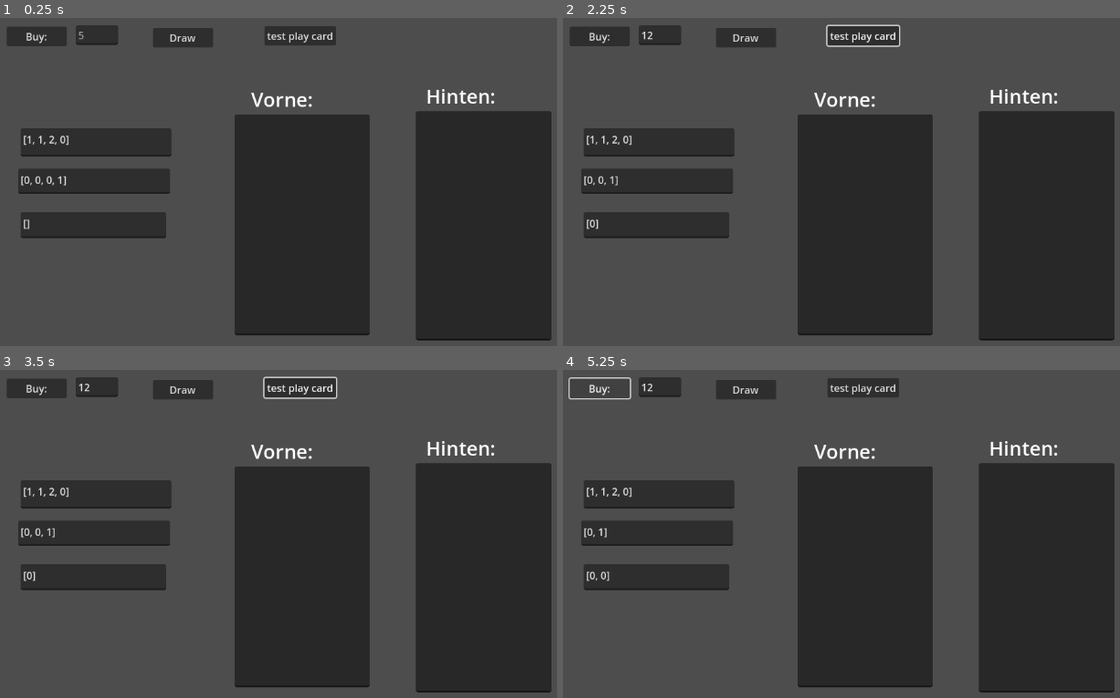
Above: before the commit, frames 1-4 (two rows, left to right).
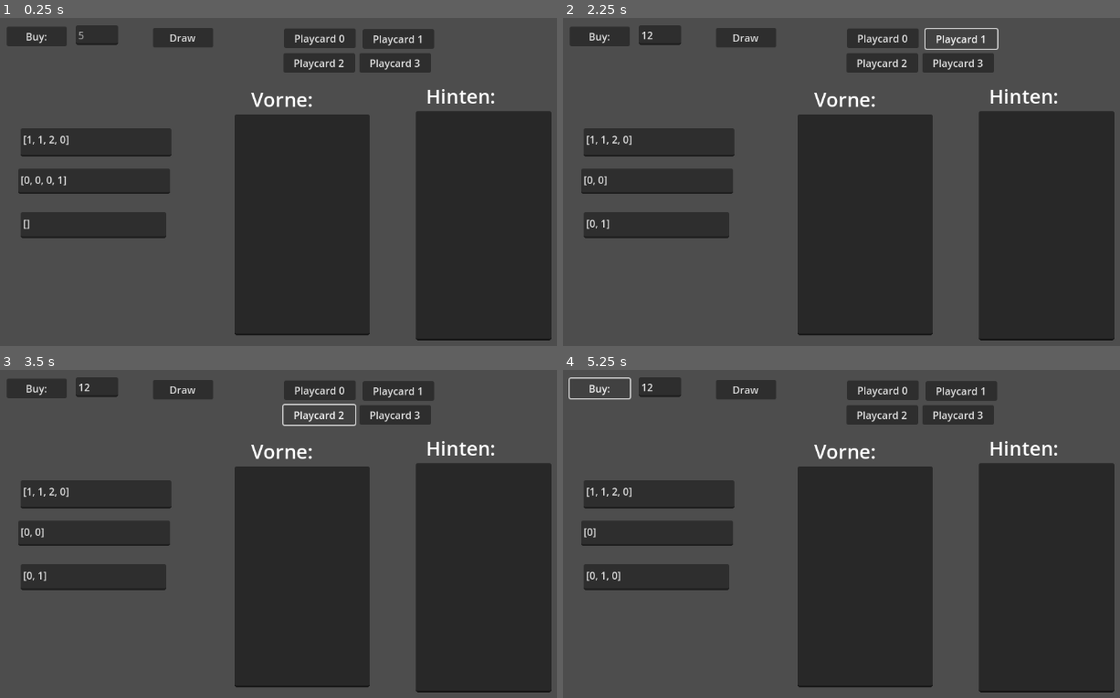
Above: after the commit, the same moments.

Repository: AdminL3/El-Dorado-Assistent
Game: Godot game, scene res://scenes/game.tscn
Same seed, same stepped clock (60 frames per second), same inputs: the game is played once before the commit and once after it.
Inputs (mouse positions are in pixels of both pictures, inside the frame that each line leads up to):
- Up to frame 1 (0.25 s): no input
- Up to frame 2 (2.25 s): click (657, 34) at 0.52 s; type "12" at 0.6 s; click "test play card" (after the commit: "Playcard 0") at 1.25 s; click (964, 37) at 2 s, where only the run after the commit has a clickable "Playcard 1"
- Up to frame 3 (3.5 s): click (317, 415) at 2.75 s, where only the run after the commit has a clickable "Playcard 2"
- Up to frame 4 (5.25 s): click (958, 415) at 3.5 s, where only the run after the commit has a clickable "Playcard 3"; click "test play card" (after the commit: "Playcard 0") at 4.25 s; click "Buy:" at 5 s

The runs differ from the first frame. In frame 1, 2.8% of the frame differs, in the area x 47-78%, y 2-17%; in frame 2, 2.4%; in frame 3, 2.6%; in frame 4, 2.9%, in the area x 5-78%, y 2-65%.

Commit message:
added buttons for testing

Diff:
--- a/scenes/game.tscn
+++ b/scenes/game.tscn
@@ -78,13 +78,37 @@
 offset_right = 290.0
 offset_bottom = 379.0
 
-[node name="Testplay" type="Button" parent="."]
-offset_left = 445.0
-offset_top = 43.0
-offset_right = 548.0
-offset_bottom = 74.0
-text = "test play card"
+[node name="play0" type="Button" parent="."]
+offset_left = 476.0
+offset_top = 47.0
+offset_right = 589.0
+offset_bottom = 78.0
+text = "Playcard 0"
+
+[node name="play1" type="Button" parent="."]
+offset_left = 600.0
+offset_top = 48.0
+offset_right = 713.0
+offset_bottom = 79.0
+text = "Playcard 1"
+
+[node name="play2" type="Button" parent="."]
+offset_left = 475.0
+offset_top = 86.0
+offset_right = 588.0
+offset_bottom = 117.0
+text = "Playcard 2"
+
+[node name="play3" type="Button" parent="."]
+offset_left = 595.0
+offset_top = 86.0
+offset_right = 708.0
+offset_bottom = 117.0
+text = "Playcard 3"
 
 [connection signal="pressed" from="Buy" to="." method="_on_buycard_0_pressed"]
 [connection signal="pressed" from="Draw" to="." method="draw"]
-[connection signal="pressed" from="Testplay" to="." method="testplay"]
+[connection signal="pressed" from="play0" to="." method="testplay"]
+[connection signal="pressed" from="play1" to="." method="testplay1"]
+[connection signal="pressed" from="play2" to="." method="testplay2"]
+[connection signal="pressed" from="play3" to="." method="testplay3"]
--- a/scripts/manager.gd
+++ b/scripts/manager.gd
@@ -113,6 +113,12 @@
 
 func testplay():
 	playcard(0)
+func testplay1():
+	playcard(1)
+func testplay2():
+	playcard(2)
+func testplay3():
+	playcard(3)
 
 
 func playcard(card):
